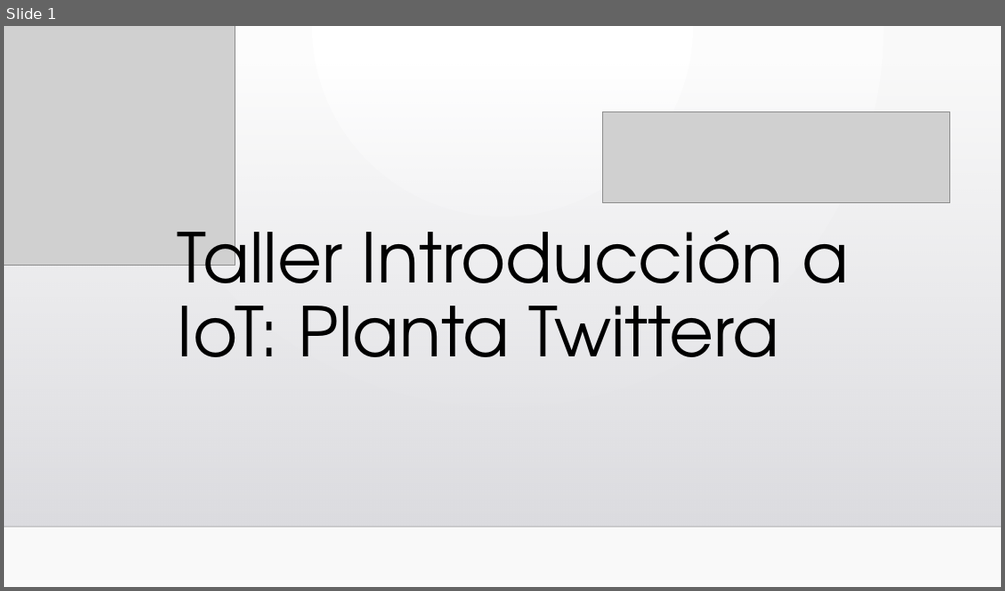
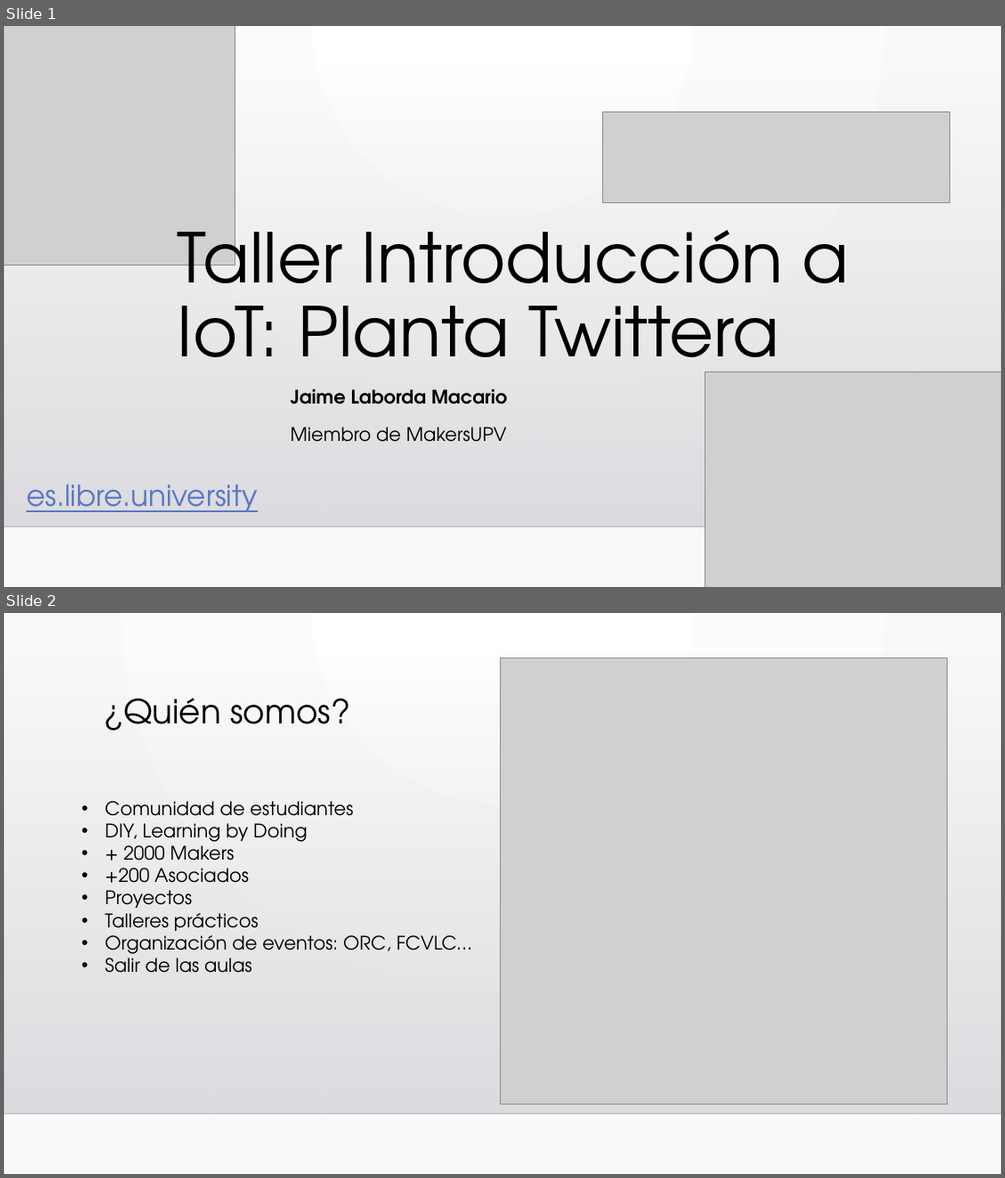
Before and after one commit to jaimelaborda/Planta-Twittera, a slide deck: Taller Introducción a IoT.pptx. Shown one above the other, each under a label of ours: slide 1 before the commit, slides 1 and 2 after it. The pictures are 1005x591 and 1005x1178 pixels, drawn with LibreOffice and Linux fonts; fonts in the diff are those of the drawing; grey boxes stand for pictures; background and template pictures are left out. Boxes give left, top, right and bottom in pixels: in the first picture for what was removed or moved away, otherwise in the second. Text is boxed around its words. In the diff, an @@ line names an element or a change of style, - is before the commit and + after.

```diff
--- a/Taller Introducción a IoT.pptx
+++ b/Taller Introducción a IoT.pptx
@@ slide 2 added at box(4, 613, 1001, 1174), background gradient #FFFFFF to #FAFAFA; not listed: 2 template elements that a slide beside it also shows @@
@@ picture added at box(500, 657, 947, 1104) @@
@@ title added at box(104, 698, 350, 730), 32 pt, text #000000 @@
+¿Quién somos?
@@ text added at box(105, 801, 472, 973), 18 pt, text #000000 @@
+• Comunidad de estudiantes
+• DIY, Learning by Doing
+• + 2000 Makers
+• +200 Asociados
+• Proyectos
+• Talleres prácticos
+• Organización de eventos: ORC, FCVLC…
+• Salir de las aulas
@@ slide 1 changed as well @@
@@ picture added at box(704, 371, 1001, 587) @@
@@ subtitle added at box(291, 389, 507, 442), 18 pt, text #000000, bold @@
+Jaime Laborda Macario
+Miembro de MakersUPV
@@ text added at box(26, 484, 258, 512), 28 pt, text #5977C4, underline @@
+es.libre.university
```
Also in this commit, not shown: 25 other slides added, 1 slide removed, 16 other files.
